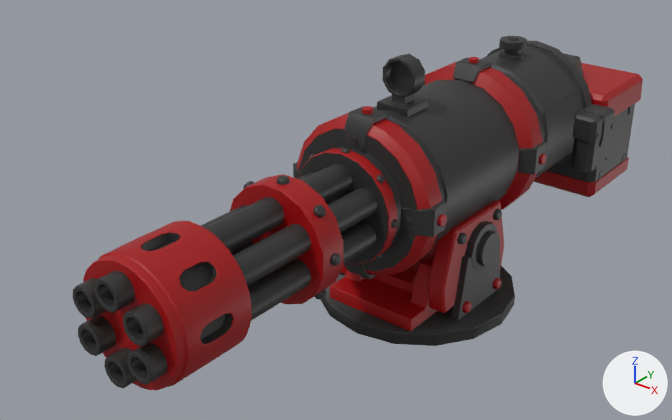
What one commit did to the FBX model Fbx files/Weapons_Ani.fbx.
The view is the same before and after, from a 50 mm lens placed at (0.868, -1.336, 0.946), pointed at (-0.066, -0.169, 0.222). Lighting does not change. The marker at lower right points along +X, +Y and +Z. The first picture is the older version. Where no turn or scale is listed for an object, it has been applied to the vertices.

The first picture shows 'MachineGun1'.
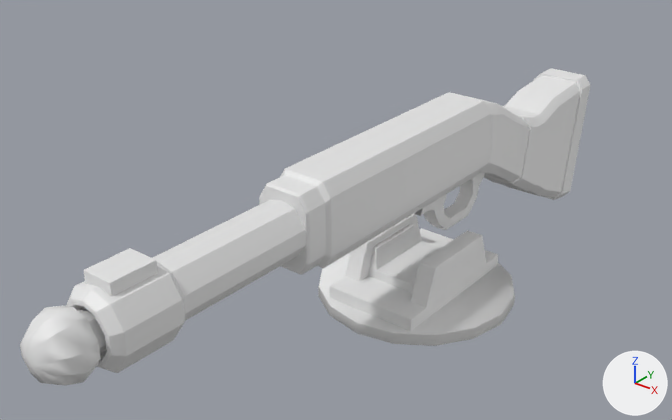
Where the change shows, as pixel boxes (x1, y1, x2, y2) in the pictures (672 x 420 px; the box of a moved part takes in the faces that stretch with it):
'MachineGun1', reshaped, moved, recoloured (8% narrower, 14% shorter): before (72, 36, 643, 390); after (66, 68, 591, 373)
'Ammo Mesh1', added: after (20, 305, 106, 386)
part 1 of me_cylinder_001, moved or reshaped: before (320, 266, 515, 346); after (318, 253, 515, 346)
part 2 of me_cylinder_001, moved or reshaped: before (330, 243, 437, 331); after (330, 214, 498, 331)
part 3 of me_cylinder_001, added: after (259, 68, 591, 275)
part 4 of me_cylinder_001, added: after (66, 200, 306, 373)
part 5 of me_cylinder_001, added: after (414, 173, 485, 230)
part 6 of me_cylinder_001, added: after (84, 248, 158, 296)
part 7 of me_cylinder_001, deleted: before (72, 36, 643, 390)

The change, as a diff of the scene's bpy script:
```diff
--- a/Fbx files/Weapons_Ani.fbx.py
+++ b/Fbx files/Weapons_Ani.fbx.py
@@ mat_weapon @@
+mat_weapon = principled_material('Weapon')
+mat_weapon.base_color = (0.8, 0.8, 0.8)  # white #e7e7e7
@@ mat_bullet @@
+mat_bullet = principled_material('Bullet')
+mat_bullet.base_color = (0.8, 0.8, 0.8)  # white #e7e7e7
@@ me_cylinder_001 @@
 # used by ob_machinegun1; location = (0.001, -7.824, -0.005)
-me_cylinder_001.from_pydata(...)  # 5698 vertices, 5259 faces; spans x -0.193..0.191, y 7.104..8.462, z 0.005..0.498
-me_cylinder_001.materials.append(mat_gun1)  # black #2e2e2e
-me_cylinder_001.materials.append(mat_gun2)  # red #a20004
+me_cylinder_001.from_pydata(...)  # 1257 vertices, 1239 faces; spans x -0.192..0.192, y -3.468..-2.111, z -0.621..-0.257
+# me_cylinder_001 part 1: the loose piece of 64 vertices spanning x -0.193..0.191, y 7.632..8.016, z 0.005..0.029 is moved by (0.001, -10.536, -0.626), in mat_weapon (white #e7e7e7)
+# me_cylinder_001 part 2: the loose piece of 212 vertices spanning x -0.095..0.093, y 7.669..7.979, z 0.029..0.127 is moved by (0.001, -10.536, -0.626), in mat_weapon (white #e7e7e7)
+# me_cylinder_001 part 3: a new loose piece of 645 vertices spanning x -0.059..0.059, y -3.095..-2.111, z -0.602..-0.257, in mat_weapon (white #e7e7e7)
+# me_cylinder_001 part 4: a new loose piece of 230 vertices spanning x -0.057..0.057, y -3.468..-3.092, z -0.392..-0.273, in mat_weapon (white #e7e7e7)
+# me_cylinder_001 part 5: a new loose piece of 86 vertices spanning x -0.016..0.016, y -2.729..-2.492, z -0.512..-0.409, in mat_weapon (white #e7e7e7)
+# me_cylinder_001 part 6: a new loose piece of 20 vertices spanning x -0.027..0.027, y -3.443..-3.366, z -0.278..-0.258, in mat_weapon (white #e7e7e7)
+# me_cylinder_001 part 7: 83 loose pieces with 5422 vertices, spanning x -0.19..0.19, y 7.104..8.462, z 0.029..0.498, are deleted
+me_cylinder_001.materials.append(mat_weapon)  # white #e7e7e7
@@ me_cube_007 @@
+me_cube_007.from_pydata(...)  # 140 vertices, 138 faces; spans x -0.05..0.05, y -0.101..0.122, z -0.053..0.052
+me_cube_007.materials.append(mat_bullet)  # white #e7e7e7
@@ ob_machinegun1 @@
 ob_machinegun1 = bpy.data.objects.new('MachineGun1', me_cylinder_001)
-ob_machinegun1.location = (0.001, -7.824, -0.005)
+ob_machinegun1.location = (0.0, 2.712, 0.621)
@@ ob_ammo_mesh1 @@
+ob_ammo_mesh1 = bpy.data.objects.new('Ammo Mesh1', me_cube_007)
+ob_ammo_mesh1.location = (0.0, -0.738, 0.291)
```
